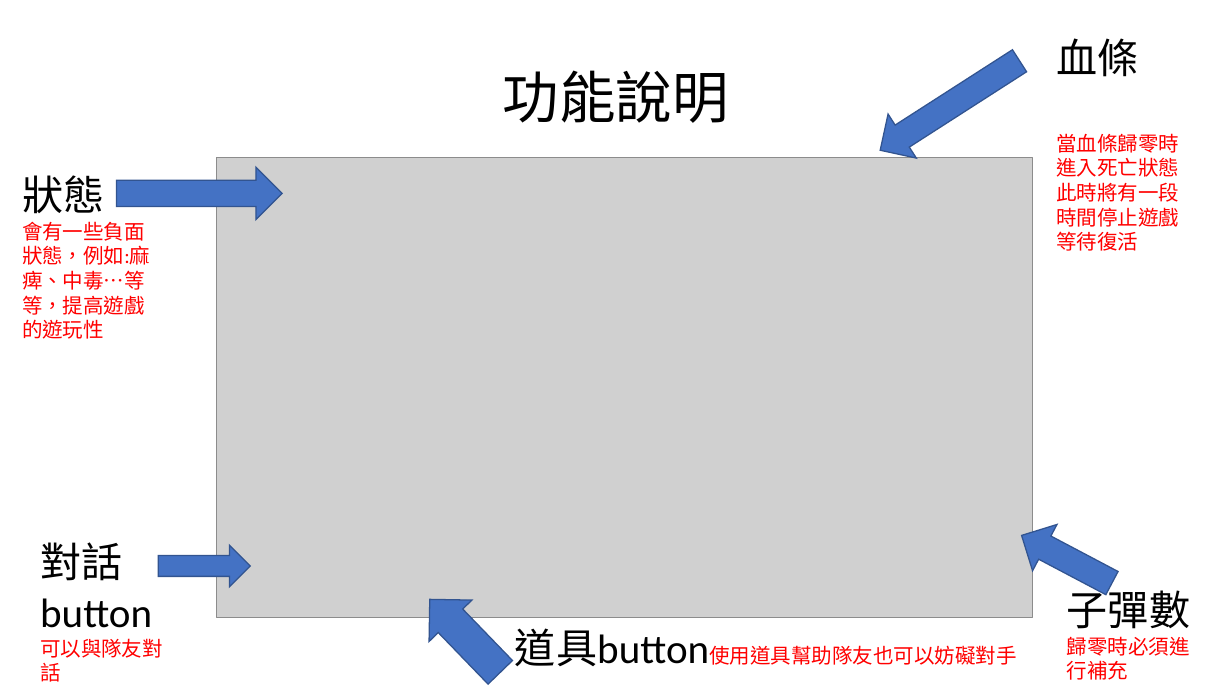
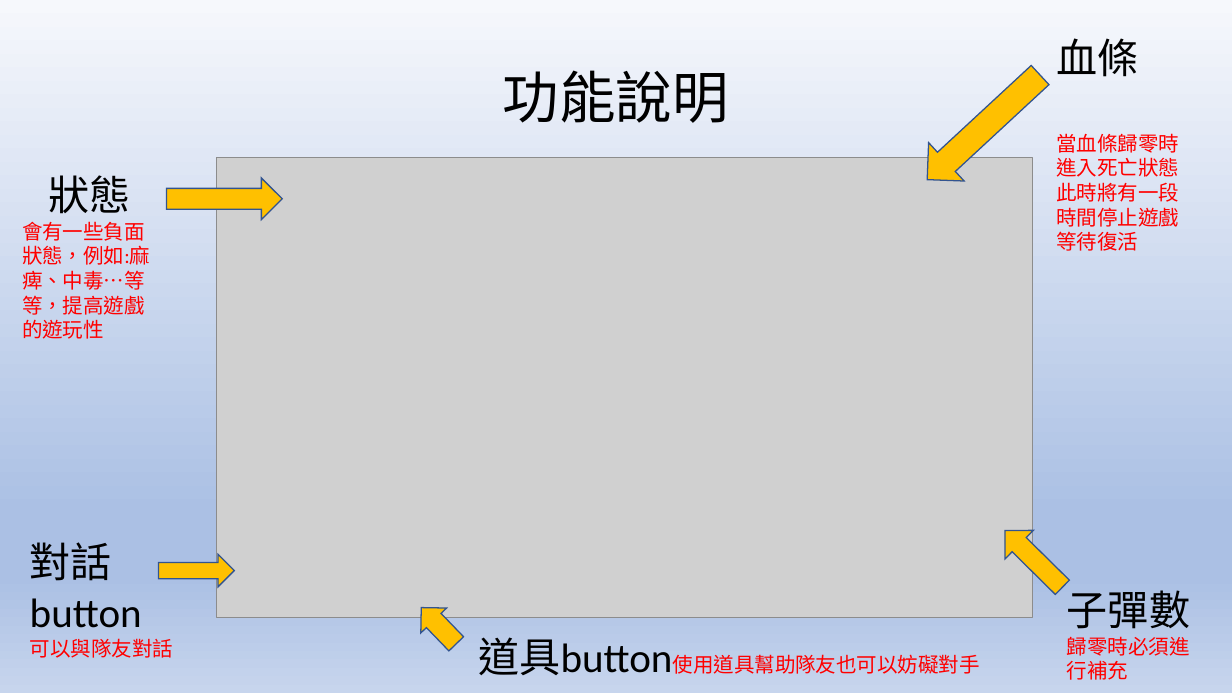
Before and after one commit to kewen0604/107_SE_Team2, a slide deck: slide 10 of 軟體工程期末專題報告.pptx. Drawn at 1232x693 pixels with LibreOffice and Linux fonts; fonts in the diff are those of the drawing; grey boxes stand for pictures. Boxes give left, top, right and bottom in pixels: in the first picture for what was removed or moved away, otherwise in the second. Text is boxed around its words. In the diff, an @@ line names an element or a change of style, - is before the commit and + after.

```diff
--- a/軟體工程期末專題報告.pptx
+++ b/軟體工程期末專題報告.pptx
@@ background #FFFFFF to gradient #F6F8FC to #ABC0E4 to #C7D5ED @@
@@ right arrow at (909,55,1058,199): fill #4472C4 to #FFC000; rotation 147 to 137 degrees @@
@@ text at (49,175,131,214): alignment left to centre @@
@@ right arrow: place and size @@
-right arrow at (116,167,282,220)
+right arrow at (166,178,282,220)
@@ text "對話button" rewrapped from (40,542,163,682) to (30,542,173,658) @@
@@ right arrow at (991,516,1076,601): fill #4472C4 to #FFC000; rotation 207 to 224 degrees @@
@@ right arrow: place and size @@
-right arrow at (158,545,250,587)
+right arrow at (158,555,234,587)
@@ fill #4472C4 to #FFC000 in 3 elements at (158,555,234,587), (166,178,282,220), (409,596,469,657) @@
@@ right arrow: place and size @@
-right arrow at (408,579,521,693)
+right arrow at (409,596,469,657)
@@ text "道具button使用道具幫助隊友也可以妨礙對手": place and size @@
-text "道具button使用道具幫助隊友也可以妨礙對手" at (515,628,709,666)
+text "道具button使用道具幫助隊友也可以妨礙對手" at (478,637,672,675)
```
Also in this commit, not shown: 16 other slides changed.
